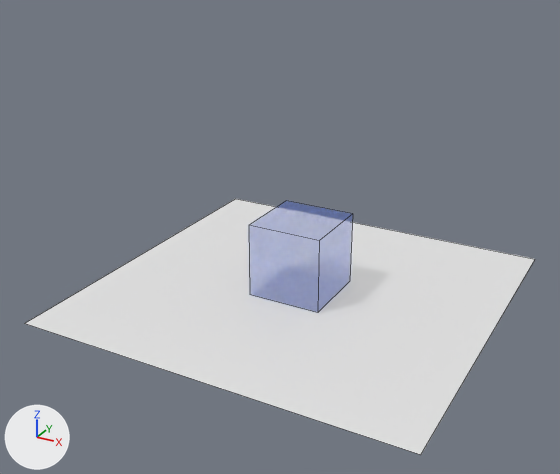
A saved change to the Blender file Models/1cube.blend.
Both versions are drawn from a 50 mm lens placed at (8.51, -16.63, 9.7), pointed at (-1.17, 0.96, 0.9). Lighting does not change. The marker at lower left points along +X, +Y and +Z. The first picture is the older version. Mesh edges are drawn as thin lines.

Script lines for the objects in view, before the commit:
```python
mat_material = principled_material('Material')
mat_material.base_color = (0.0667, 0.18, 0.819)  # blue #4976ea
mat_material.metallic = 0.524
mat_material.alpha = 0.252
me_cube = bpy.data.meshes.new('Cube')
me_cube.from_pydata(...)  # a box spanning x -1.0..1.0, y -1.0..1.0, z -1.0..1.0
me_cube.materials.append(mat_material)  # blue #4976ea
me_плоскость = bpy.data.meshes.new('Плоскость')
me_плоскость.from_pydata([(-1.0, -1.0, 0.0), (1.0, -1.0, 0.0), (-1.0, 1.0, 0.0), (1.0, 1.0, 0.0)], [], [(0, 1, 3, 2)])
ob_cube = bpy.data.objects.new('Cube', me_cube)
ob_cube.location = (0.0, 0.0, 1.02)
ob_плоскость = bpy.data.objects.new('Плоскость', me_плоскость)
ob_плоскость.location = (0.0, 0.0, 0.0)
ob_плоскость.scale = (5.14, 4.96, 1.0)
```
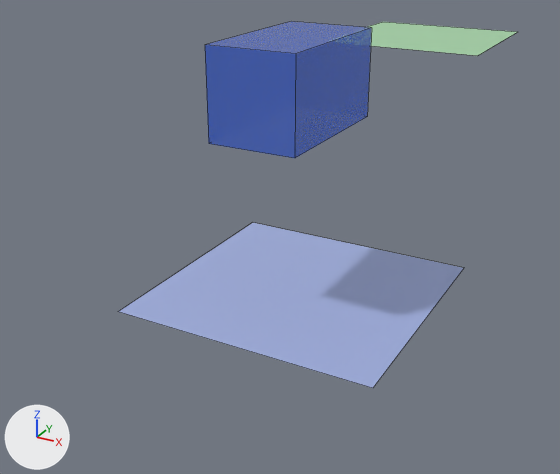
What changed in the scene script:
```text
Change mat_material:
    mat_material.alpha: 0.252 -> 0.643
Add mat_материал:
    mat_материал = principled_material('Материал')
    mat_материал.base_color = (0.364, 0.438, 0.748)  # blue #a3b1e0
Add mat_материал_001:
    mat_материал_001 = principled_material('Материал.001')
    mat_материал_001.base_color = (0.451, 0.8, 0.447)  # green #b3e7b2
    mat_материал_001.alpha = 0.814
Change me_cube:
    used by ob_cube; location = (0.0, 0.0, 1.02)
    remove me_cube.from_pydata(...)  # 8 vertices, 6 faces; spans x -1.0..1.0, y -1.0..1.0, z -1.0..1.0
    add me_cube.from_pydata(...)  # 8 vertices, 6 faces; spans x -1.12..1.11, y -1.92..2.02, z -1.11..1.11
    me_cube part 1: the whole mesh is scaled about its middle by (1.11, 1.97, 1.11), then moved by (-0.01, 0.05, 0.0)
Change me_плоскость:
    where me_плоскость.from_pydata(...)  # 4 vertices, 1 face; spans x -1.0..1.0, y -1.0..1.0, z 0.0
    add me_плоскость.materials.append(mat_материал)  # blue #a3b1e0
Add me_плоскость_001:
    me_плоскость_001.from_pydata([(-1.0, -1.0, 0.0), (1.0, -1.0, 0.0), (-1.0, 1.0, 0.0), (1.0, 1.0, 0.0)], [], [(0, 1, 3, 2)])
    me_плоскость_001.materials.append(mat_материал_001)  # green #b3e7b2
Change ob_cube:
    ob_cube.location: (0.0, 0.0, 1.02) -> (0.0, -0.57, 5.66)
Change ob_плоскость:
    ob_плоскость.scale: (5.14, 4.96, 1.0) -> (-3.5, -3.38, -0.681)
Add ob_плоскость_001:
    ob_плоскость_001 = bpy.data.objects.new('Плоскость.001', me_плоскость_001)
    ob_плоскость_001.location = (0.2, 8.21, 5.52)
    ob_плоскость_001.scale = (2.44, 2.44, 2.44)
```

What differs and where, as boxes (x1, y1, x2, y2) in the pictures (560 x 474 px):
'Плоскость', recoloured, rescaled (white to blue, 32% narrower, 35% shorter)
    before: (25, 199, 535, 455)
    after: (118, 223, 464, 388)
'Cube', surface changed, mesh rescaled, moved (59% wider, 22% taller)
    before: (249, 201, 353, 313)
    after: (205, 21, 371, 158)
'Плоскость.001', added
    after: (368, 22, 517, 56)
